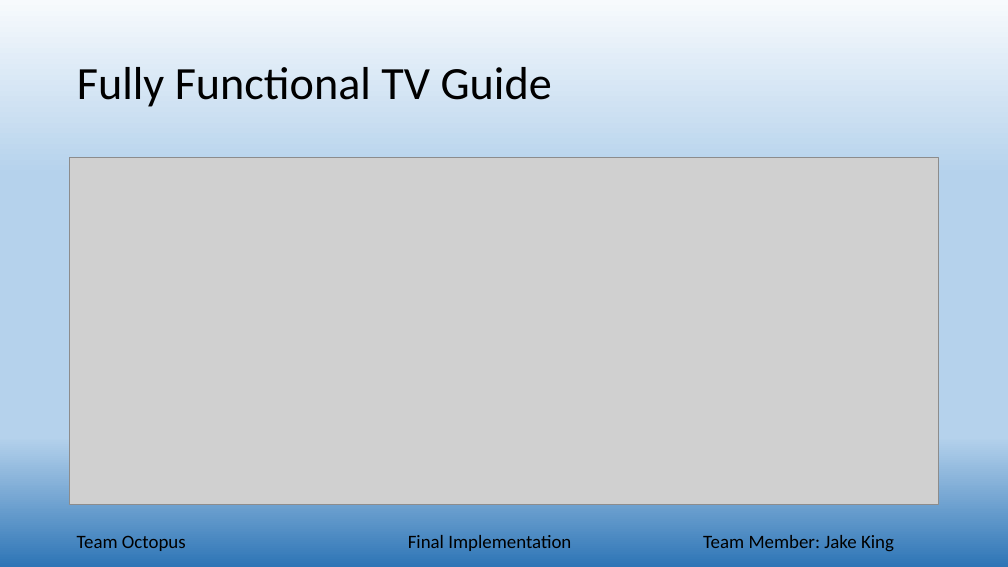
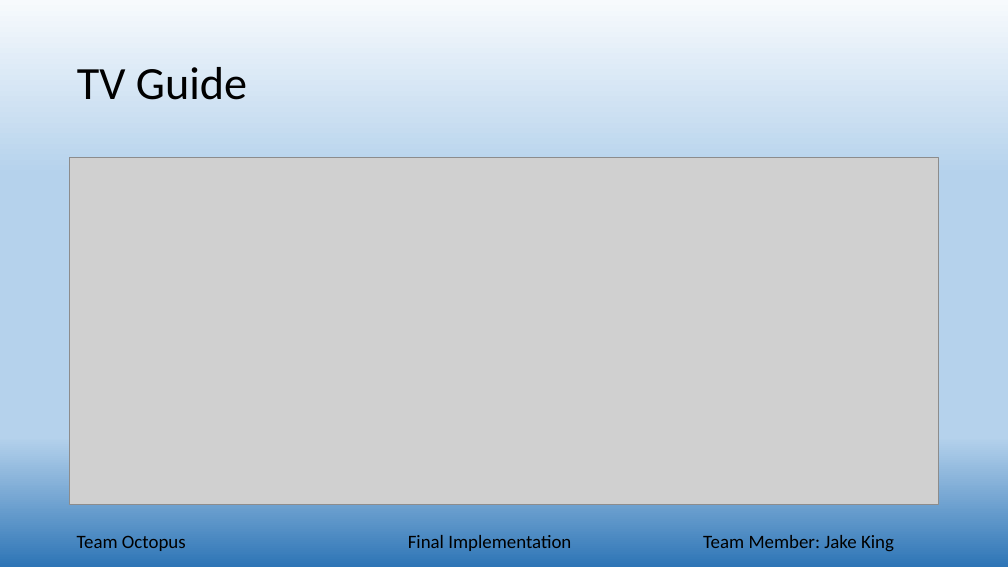
Before and after one commit to alwill/SchoolProjects, a slide deck: slide 17 of TeamOctopus/phase6/team_Octopus_Presentation.pptx. Drawn at 1008x567 pixels with LibreOffice and Linux fonts; fonts in the diff are those of the drawing; grey boxes stand for pictures. Boxes give left, top, right and bottom in pixels: in the first picture for what was removed or moved away, otherwise in the second. Text is boxed around its words. In the diff, an @@ line names an element or a change of style, - is before the commit and + after.

Commit message:
one word change

```diff
--- a/TeamOctopus/phase6/team_Octopus_Presentation.pptx
+++ b/TeamOctopus/phase6/team_Octopus_Presentation.pptx
@@ title at <box>77,67,247,100</box>: text changed @@
-Fully Functional TV Guide
+TV Guide
```
